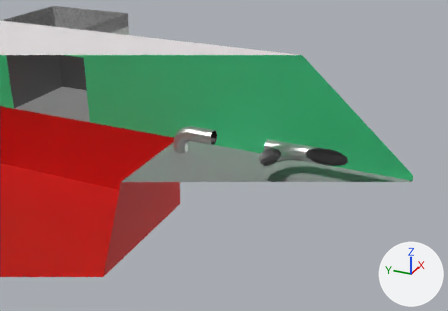
An edit to the FBX model Assets/Rooms/Room003/Room002.fbx, drawn before and after from the same camera.
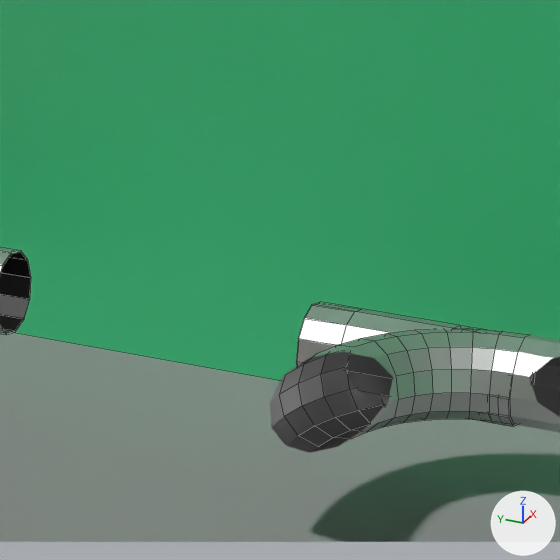
There are two pictures of each version: one from a 50 mm camera at (-11.38, -12.05, 10.29) aimed at (8.63, -3.04, 0.29), one close up on the part from 47% to 69% of the width and 28% to 60% of the height. The lights are fixed; the arrows at lower right show +X, +Y and +Z. The close-ups show mesh edges as thin lines. Everything nearer to the camera than a plane just in front of the edit is cut away. Where no turn or scale is listed for an object, it has been applied to the vertices. Vertices at the same position are counted once.

Before the edit, the objects in view are built like this:
```python
me_circle_001 = bpy.data.meshes.new('Circle.001')
me_circle_001.from_pydata(...)  # 432 vertices, 400 faces; spans x -0.3..3.91, y -0.02..5.34, z -0.99..-0.39
# faces by material slot: [348, 52]
me_circle_001.materials.append(mat_pipe)  # light grey #c9c9c9
me_circle_001.materials.append(mat_inside)  # black #000000
me_circle_003 = bpy.data.meshes.new('Circle.003')
me_circle_003.from_pydata(...)  # 288 vertices, 254 faces; spans x -0.3..0.3, y 0.03..5.8, z -0.9..0.3
# faces by material slot: [228, 26]
me_circle_003.materials.append(mat_pipe)  # light grey #c9c9c9
me_circle_003.materials.append(mat_inside)  # black #000000
me_cube_001 = bpy.data.meshes.new('Cube.001')
me_cube_001.from_pydata(...)  # 62 vertices, 52 faces; spans x -6.6..13.7, y -11.7..12.7, z -8.2..-0.8
# faces by material slot: [5, 5, 7, 7, 11, 10, 7]
me_cube_001.materials.append(mat_0_room)  # white #e7e7e7
me_cube_001.materials.append(mat_nextroom)  # black #000000
me_cube_001.materials.append(mat_floor)  # grey #aaaaaa
me_cube_001.materials.append(mat_ceiling)  # white #e7e2e4
me_cube_001.materials.append(mat_walls)  # green #50e79c
me_cube_001.materials.append(mat_pool)  # red #e7201c
me_cube_001.materials.append(mat_subroom)  # dark grey #575757
ob_0_room = bpy.data.objects.new('0_Room', me_cube_001)
ob_0_room.location = (0.0, 0.0, 5.0)
ob_1_pipebase = bpy.data.objects.new('1_PipeBase', me_circle_001)
ob_1_pipebase.location = (5.355, -10.091, 1.513)
ob_1_pipestreight = bpy.data.objects.new('1_PipeStreight', me_circle_003)
ob_1_pipestreight.location = (8.967, -6.478, 0.802)
```
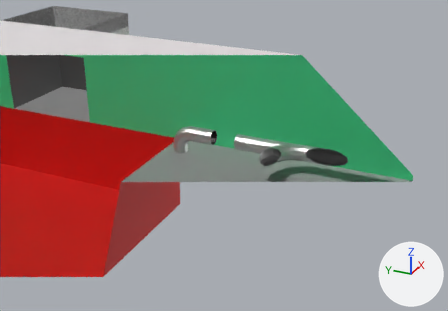
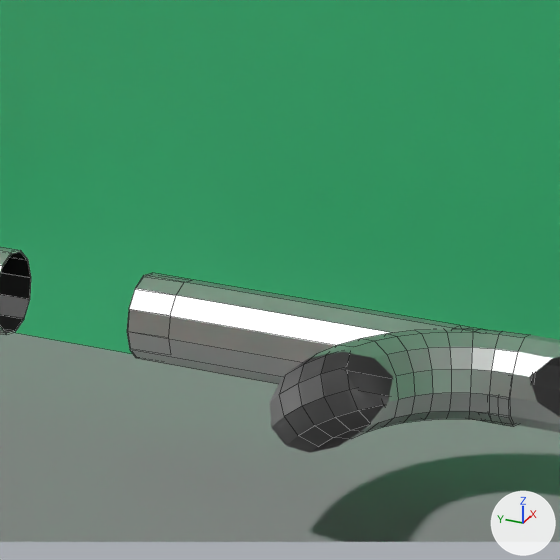
What changed in the scene script:
```text
Change me_circle_003:
    where me_circle_003.from_pydata(...)  # 288 vertices, 254 faces; spans x -0.3..0.3, y 0.03..5.8, z -0.9..0.3
    used by ob_1_pipestreight; location = (8.967, -6.478, 0.802)
    me_circle_003 part 1: all 36 vertices in x -0.3..0.3, y 1.5..1.82, z -0.3..0.3 are moved by (0.0, 1.23, 0.0)
```

Changed parts and their boxes (x1, y1, x2, y2) in the close-ups (560 x 560 px; the box of a moved part takes in the faces that stretch with it):
part 1 of me_circle_003, moved or reshaped: before (296, 302, 391, 366); after (127, 273, 391, 384)
